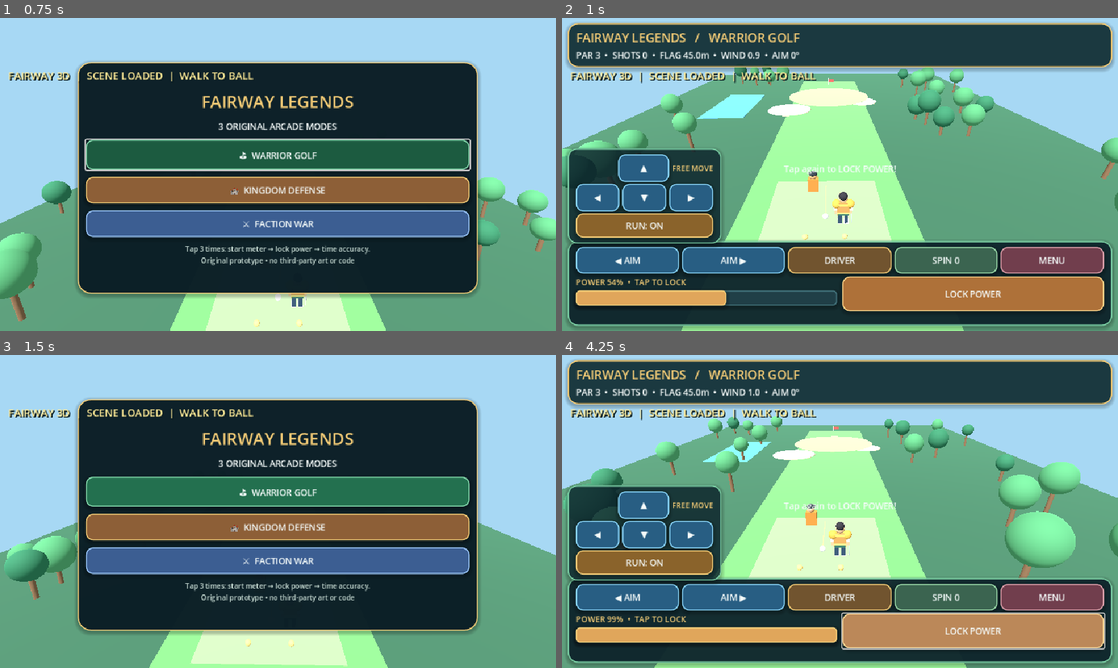
Above: before the commit, frames 1-4 (two rows, left to right).
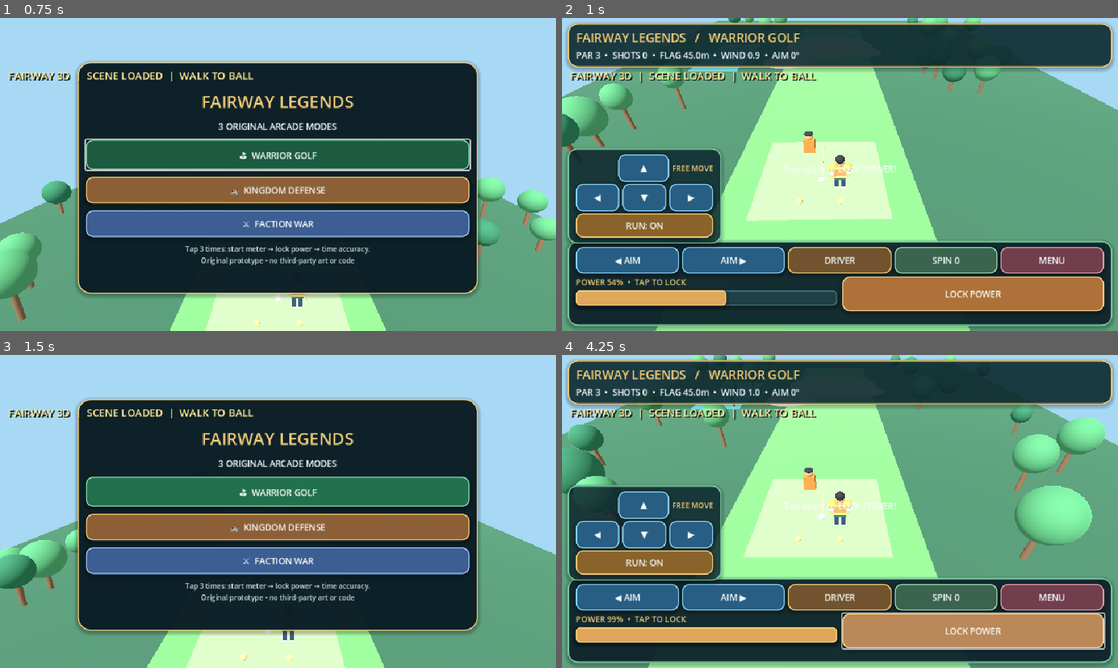
Above: after the commit, the same moments.

Repository: 168kk66-ship-it/golf-3d
Game: Godot game, scene res://main.tscn
Same seed, same stepped clock (60 frames per second), same inputs: the game is played once before the commit and once after it.
Inputs (mouse positions are in pixels of both pictures, inside the frame that each line leads up to):
- Up to frame 1 (0.75 s): tap Enter at 0.5 s; move the mouse to (400, 158) at 0.52 s; hold Right from 0.53 s (still down); tap Tab at 0.6 s; click (400, 158) at 0.67 s
- Up to frame 2 (1 s): keep holding Right; tap Space at 0.77 s
- Up to frame 3 (1.5 s): release Right at 1.25 s; click "MENU" at 1.25 s
- Up to frame 4 (4.25 s): drag from (728, 527) to (812, 574) at 2.02 s; click "⛳ WARRIOR GOLF" at 2.75 s; click "START SWING" at 3.5 s

Frame 1 is identical in both runs. In frame 2, 22% of the frame differs, in the area x 0-100%, y 0-100%; in frame 3, 2.1%; in frame 4, 27%.

Commit message:
Add right-mouse drag 3D orbit camera, pitch limits and scroll zoom while keeping free walking

Diff:
--- a/scripts/legends.gd
+++ b/scripts/legends.gd
@@ -19,6 +19,12 @@
 var rng := RandomNumberGenerator.new()
 var world_root: Node3D
 var cam: Camera3D
+# Hold RMB and drag to orbit the camera; release RMB to stop.
+var camera_dragging := false
+var camera_yaw := 0.0
+var camera_pitch := deg_to_rad(38.0)
+var camera_distance := 19.0
+const CAMERA_MOUSE_SENSITIVITY := 0.008
 var ball: MeshInstance3D
 var aim_guide: MeshInstance3D
 var golfer: Node3D
@@ -106,7 +112,35 @@
 	cam.fov = 62.0
 	add_child(cam)
 	cam.position = Vector3(0, 15, 39)
-	cam.look_at(Vector3(0, 0, -8), Vector3.UP)
+	cam.look_at(Vector3(0, 1.5, 18), Vector3.UP)
+
+
+func _input(event: InputEvent) -> void:
+	# _input is used instead of _unhandled_input so UI controls do not block
+	# right-click mouse camera movement on the game canvas.
+	if event is InputEventMouseButton:
+		if event.button_index == MOUSE_BUTTON_RIGHT:
+			camera_dragging = event.pressed and mode != "menu"
+			if camera_dragging:
+				get_viewport().set_input_as_handled()
+		elif event.pressed and mode != "menu":
+			if event.button_index == MOUSE_BUTTON_WHEEL_UP:
+				camera_distance = clampf(camera_distance - 1.5, 7.0, 31.0)
+			elif event.button_index == MOUSE_BUTTON_WHEEL_DOWN:
+				camera_distance = clampf(camera_distance + 1.5, 7.0, 31.0)
+	elif event is InputEventMouseMotion and camera_dragging:
+		camera_yaw -= event.relative.x * CAMERA_MOUSE_SENSITIVITY
+		camera_pitch = clampf(
+			camera_pitch + event.relative.y * CAMERA_MOUSE_SENSITIVITY,
+			deg_to_rad(10.0),
+			deg_to_rad(78.0)
+		)
+		get_viewport().set_input_as_handled()
+
+
+func _notification(what: int) -> void:
+	if what == NOTIFICATION_WM_WINDOW_FOCUS_OUT:
+		camera_dragging = false
 
 func _material(c: Color) -> StandardMaterial3D:
 	var mat := StandardMaterial3D.new()
@@ -543,6 +577,7 @@
 	menu_vbox.add_child(note)
 
 func _open_menu() -> void:
+	camera_dragging = false
 	mode = "menu"
 	phase = "ready"
 	hud_top.visible = false
@@ -578,7 +613,7 @@
 	hint_label.visible = true
 	menu_panel.visible = false
 	if mode == "golf":
-		hint_label.text = "Hold arrows / W A S D to move freely. Walk near the ball to hit."
+		hint_label.text = "W/A/S/D: MOVE  |  HOLD RIGHT MOUSE + DRAG: CAMERA  |  WALK NEAR BALL TO HIT"
 	elif mode == "defense":
 		hint_label.text = "DEFEND THE GATE  •  Aim at approaching enemies"
 	else:
@@ -666,10 +701,15 @@
 	if mode == "defense" and phase != "done":
 		_update_defense(dt)
 	if is_instance_valid(ball):
-		var focus := ball.position if phase == "flying" else golfer.position
-		var target := focus + Vector3(0, 12.0, 17.0)
-		cam.position = cam.position.lerp(target, minf(dt * 2.5, 1.0))
-		cam.look_at(focus + Vector3(0, 0, -8), Vector3.UP)
+		var focus: Vector3 = ball.position if phase == "flying" else golfer.position
+		var orbit_offset := Vector3(
+			sin(camera_yaw) * cos(camera_pitch) * camera_distance,
+			sin(camera_pitch) * camera_distance,
+			cos(camera_yaw) * cos(camera_pitch) * camera_distance
+		)
+		var target := focus + Vector3(0, 1.4, 0) + orbit_offset
+		cam.position = cam.position.lerp(target, minf(dt * 7.0, 1.0))
+		cam.look_at(focus + Vector3(0, 1.25, 0), Vector3.UP)
 	_refresh_ui()
 
 func _simulate_ball(dt: float) -> void:
